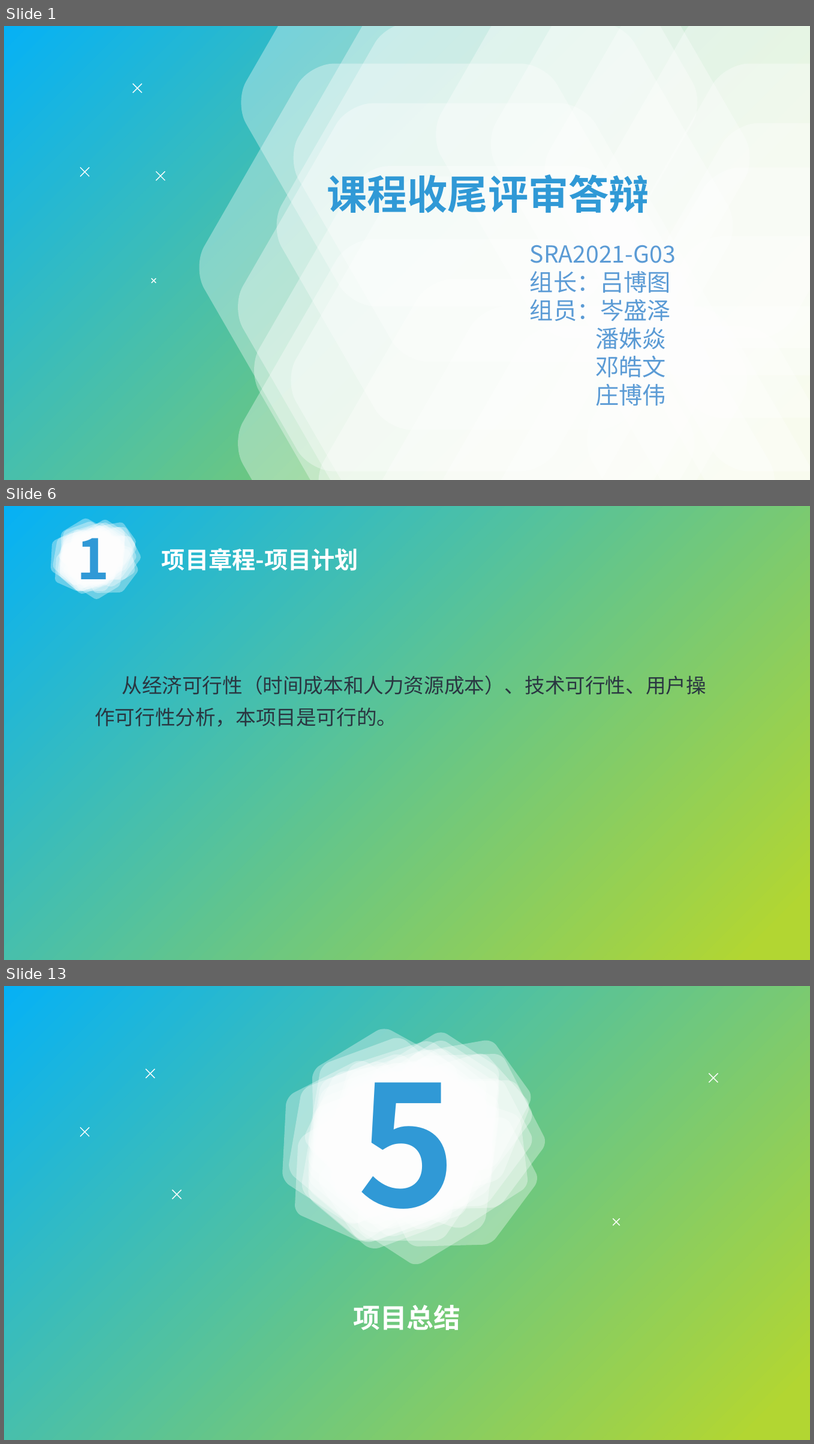
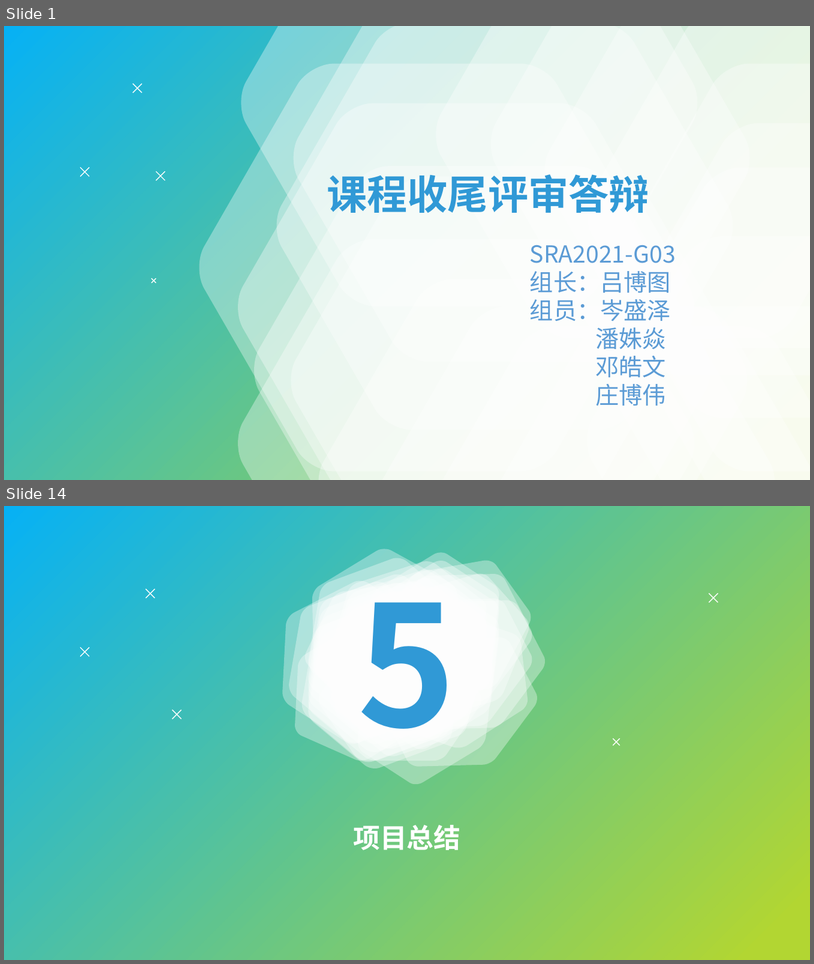
Before and after one commit to avgstuBoboge/SRA2021-document, a slide deck: PPT/SRA2021-G03-项目收尾答辩.pptx. Shown one above the other, each under a label of ours: slides 1, 6 and 13 before the commit, slides 1 and 14 after it; the slides between them are not shown. The pictures are 814x1444 and 814x964 pixels, drawn with LibreOffice and Linux fonts; fonts in the diff are those of the drawing. Boxes give left, top, right and bottom in pixels: in the first picture for what was removed or moved away, otherwise in the second. Text is boxed around its words. In the diff, an @@ line names an element or a change of style, - is before the commit and + after.

```diff
--- a/PPT/SRA2021-G03-项目收尾答辩.pptx
+++ b/PPT/SRA2021-G03-项目收尾答辩.pptx
@@ slide 6 removed at (4, 506, 810, 960), background gradient #06B1F5 to #B2D632 @@
@@ group removed at (39, 511, 147, 606): 34 freeform shapes, 1 text @@
-1
@@ text removed at (162, 548, 359, 571) @@
-项目章程-项目计划
@@ text removed at (95, 672, 706, 727) @@
-从经济可行性（时间成本和人力资源成本）、技术可行性、用户操作可行性分析，本项目是可行的。
@@ what was slide 13 is now slide 14 @@
```
Also in this commit, not shown: 9 slides changed, 3 slides added, 1 other slide removed, 5 other files.
